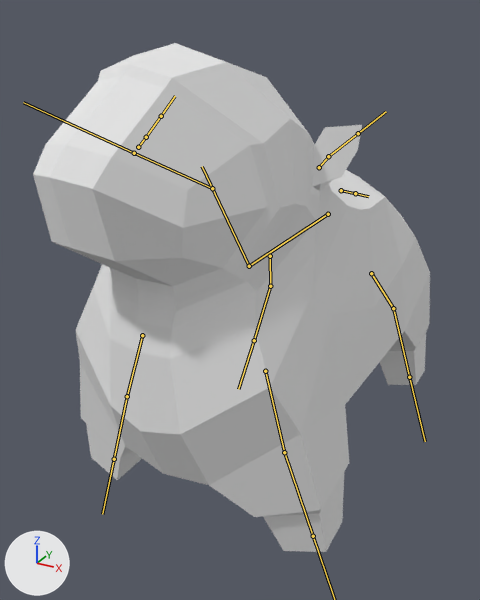
What one commit did to the FBX model Assets/3D Models/sheep.fbx.
Camera for both pictures: a 50 mm camera at (1.51, -3.15, 2.4) aimed at (-0.08, -0.24, 0.95). Lighting does not change. The marker at lower left points along +X, +Y and +Z. Both versions are drawn at frame 1 of the action 'Armature|Jump'; the numbers are the values there. The bones that bend it are drawn over the model as lines.

In view in the first picture: 'sheep'.
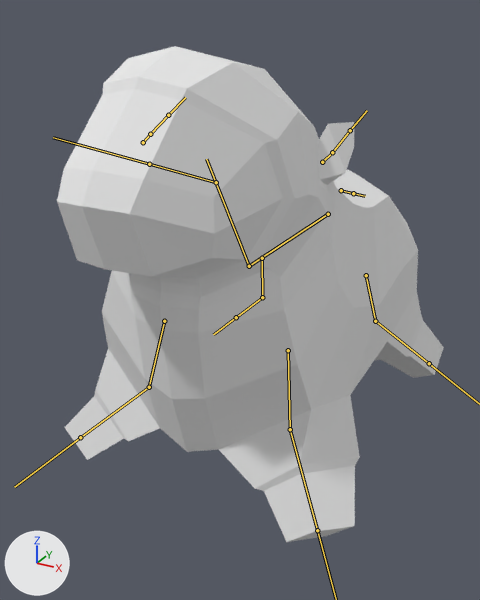
Where the change shows, as pixel boxes [x1, y1, x2, y2] in the pictures (480 x 600 px):
'sheep', posed
    before: [33, 43, 430, 552]
    after: [57, 46, 444, 542]
bone 'Bone.001', root to tip
    before: (249, 266) to (202, 166)
    after: (249, 266) to (206, 159)
bone 'Bone.002', root to tip
    before: (212, 188) to (134, 153)
    after: (216, 182) to (149, 164)
bone 'Bone.014', root to tip
    before: (328, 156) to (358, 133)
    after: (332, 152) to (350, 130)
bone 'Bone.015', root to tip
    before: (146, 137) to (161, 116)
    after: (150, 134) to (168, 115)
bone 'Bone.003', root to tip
    before: (265, 371) to (284, 452)
    after: (288, 350) to (290, 429)
bone 'Bone.004', root to tip
    before: (284, 452) to (313, 536)
    after: (290, 429) to (317, 530)
bone 'Bone.005', root to tip
    before: (142, 335) to (127, 396)
    after: (164, 321) to (149, 387)
bone 'Bone.006', root to tip
    before: (127, 396) to (114, 459)
    after: (149, 387) to (80, 437)
bone 'Bone.007', root to tip
    before: (371, 273) to (393, 308)
    after: (366, 275) to (375, 321)
bone 'Bone.008', root to tip
    before: (393, 308) to (409, 377)
    after: (375, 321) to (429, 363)
bone 'Bone.009', root to tip
    before: (270, 256) to (270, 286)
    after: (262, 258) to (262, 297)
bone 'Bone.010', root to tip
    before: (270, 286) to (254, 340)
    after: (262, 297) to (236, 317)
bone 'Bone.011', root to tip
    before: (341, 190) to (355, 193)
    after: (341, 190) to (353, 193)

The edits, one by one:
Bone 'Bone.001' (bone_bone_001) turns from (4, 0, 0) to (0, 0, 0) degrees about its own x, y and z.
Bone 'Bone.002' (bone_bone_002) turns from (-10, -3, 8) to (0, 0, 0) degrees about its own x, y and z.
Bone 'Bone.014' (bone_bone_014) turns from (17, -8, 1) to (0, 0, 0) degrees about its own x, y and z.
Bone 'Bone.015' (bone_bone_015) turns from (-5, 2, -1) to (0, 0, 0) degrees about its own x, y and z.
Bone 'Bone.003' (bone_bone_003) moves from (0.0, 0.034, -0.234) to (0.0, 0.0, 0.0).
Bone 'Bone.003' (bone_bone_003) turns from (5, 3, -18) to (0, 1, -8) degrees about its own x, y and z.
Bone 'Bone.004' (bone_bone_004) turns from (-3, 0, 0) to (-36, 13, -43) degrees about its own x, y and z.
Bone 'Bone.005' (bone_bone_005) moves from (0.0, 0.033, -0.189) to (0.0, 0.0, 0.0).
Bone 'Bone.005' (bone_bone_005) turns from (7, -3, 17) to (0, -2, 11) degrees about its own x, y and z.
Bone 'Bone.006' (bone_bone_006) turns from (-9, 0, 0) to (-32, -2, 38) degrees about its own x, y and z.
Bone 'Bone.007' (bone_bone_007) moves from (0.0, 0.069, 0.096) to (0.0, 0.0, 0.0).
Bone 'Bone.007' (bone_bone_007) turns from (13, -7, -17) to (0, -2, -6) degrees about its own x, y and z.
Bone 'Bone.008' (bone_bone_008) turns from (-13, 0, 0) to (23, 18, -32) degrees about its own x, y and z.
Bone 'Bone.009' (bone_bone_009) moves from (0.0, 0.07, 0.101) to (0.0, 0.0, 0.0).
Bone 'Bone.009' (bone_bone_009) turns from (11, 6, 15) to (0, 4, 10) degrees about its own x, y and z.
Bone 'Bone.010' (bone_bone_010) turns from (-9, 0, 0) to (25, -19, 27) degrees about its own x, y and z.
Bone 'Bone.011' (bone_bone_011) turns from (0, 1, -3) to (0, 0, 0) degrees about its own x, y and z.
